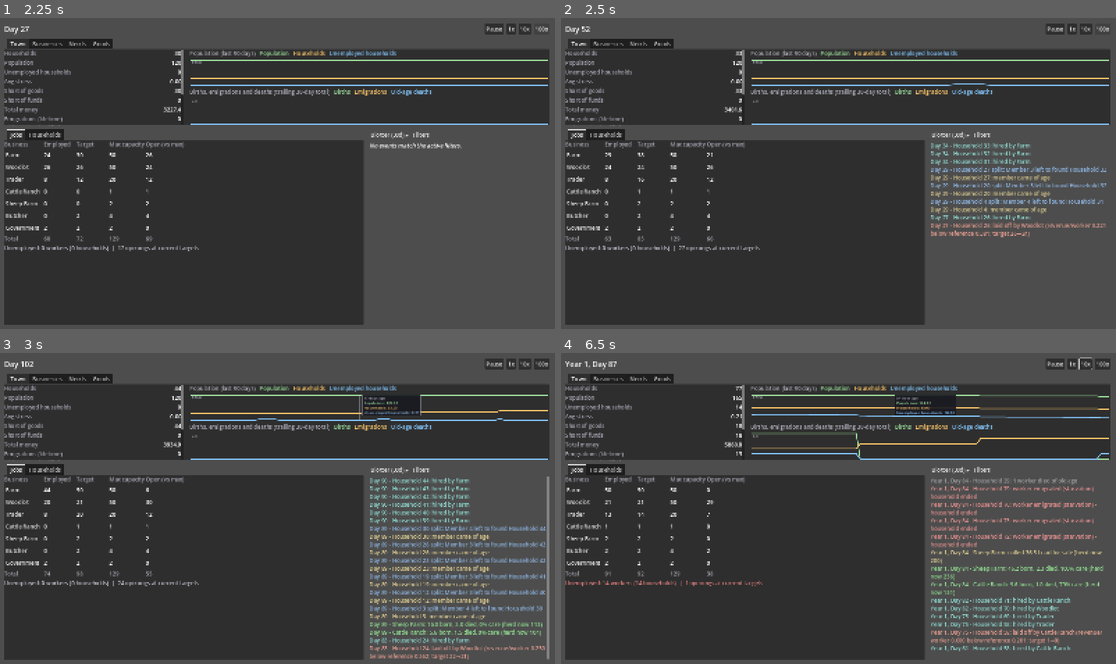
Above: before the commit, frames 1-4 (two rows, left to right).
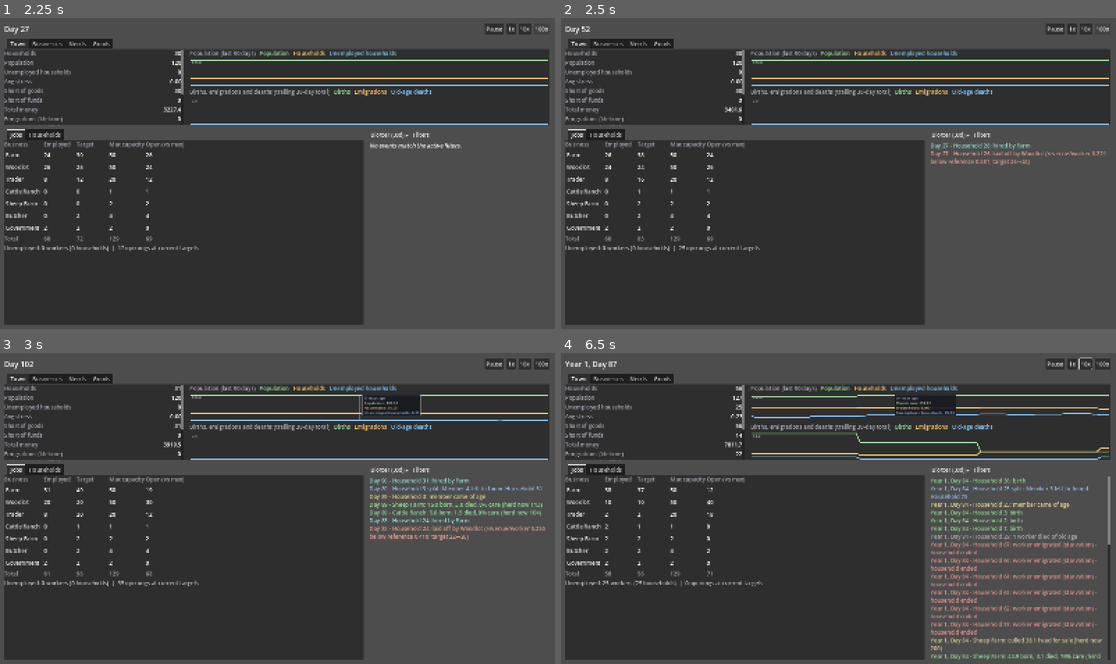
Above: after the commit, the same moments.

Repository: forsman5/sitka
Game: Godot game, scene res://scenes/sim/he_dashboard.tscn
Two runs of this game, one before a commit and one after it. Both use one fixed random seed, a clock stepped at 60 frames per second and the inputs below. This scene is started directly instead of the project's main scene.
Inputs (mouse positions are in pixels of both pictures, inside the frame that each line leads up to):
- Up to frame 1 (2.25 s): click "1x" at 0.5 s; click "10x" at 1.25 s; click "100x" at 2 s
- Up to frame 2 (2.5 s): no input
- Up to frame 3 (3 s): tap Enter at 2.75 s; drag from (371, 408) to (333, 440) at 2.77 s
- Up to frame 4 (6.5 s): drag from (932, 446) to (810, 570) at 3.52 s; move the mouse to (894, 440) at 4.27 s; hold Right (ui_right) 4.28-5 s; hold Alt 4.28-5 s; drag from (810, 570) to (672, 461) at 5.02 s; move the mouse to (1005, 555) at 5.77 s; hold Left (ui_left) from 5.78 s (still down); hold Shift from 5.78 s (still down)

Frame 1 is identical in both runs. In frame 2, 2.6% of the frame differs, in the area x 8-99%, y 10-75%; in frame 3, 5.9%; in frame 4, 8.3%, in the area x 0-99%, y 10-99%.

Commit message:
Desynchronize births and delay leaving home
Births: each household's next cooldown is jittered +/-25% and an eligible
household has a birth on a monthly check with 50% chance, so cohorts no
longer arrive in lockstep.

Leaving home: a dependent past the aging threshold (age 18) leaves to found
a household with 5% chance per monthly check, rising linearly to 25% at age
25 (500 days). Until then they stay on as a non-working dependent.

Both draws use the simulation's seeded RNG. The adopted-dependent harness
check now allows time for the probabilistic promotion.

Co-Authored-By: Claude Sonnet 5.5 <noreply@anthropic.com>

Diff:
--- a/scripts/sim/harness/run_household_economy.gd
+++ b/scripts/sim/harness/run_household_economy.gd
@@ -885,9 +885,12 @@
 			adopted_events += 1
 	_assert(adopted_events == 1, "Expected exactly one 'adopted' event, saw %d" % adopted_events)
 
-	sim.advance_ticks(360)
+	# Reaching the aging threshold only makes a dependent eligible to leave
+	# (5%-25% per monthly check, see HEHousehold.leave_home_chance), so allow
+	# two more years for the promotion to actually happen.
+	sim.advance_ticks(360 * 3)
 	var city := sim.get_city_summary()
-	print("  adopted dependent's fate a year later: worker_promotions_total=%d (expected >= 1 -- it should have aged up and split off)" % city["worker_promotions_total"])
+	print("  adopted dependent's fate three years later: worker_promotions_total=%d (expected >= 1 -- it should have aged up and split off)" % city["worker_promotions_total"])
 	_assert(city["worker_promotions_total"] >= 1, "Adopted dependent should keep aging normally and eventually promote to worker, got 0 promotions")
 	_check_demographic_invariants(sim)
 
--- a/scripts/sim/household_economy/he_simulation.gd
+++ b/scripts/sim/household_economy/he_simulation.gd
@@ -1785,12 +1785,12 @@
 	for household_id in households.keys():
 		var h: HEHousehold = households[household_id]
 		var pre_split_headcount := h.headcount()
-		var promoted := h.evaluate_aging()
+		var promoted := h.evaluate_aging(rng)
 		for i in promoted:
 			_log_event("coming_of_age", {"household_id": household_id})
 			new_households.append(_split_off_new_household(h, pre_split_headcount - i, h.last_promoted_member_numbers[i]))
 		promotions += promoted
-		if h.evaluate_birth():
+		if h.evaluate_birth(rng):
 			births += 1
 			_log_event("birth", {"household_id": household_id})
 
--- a/scripts/sim/household_economy/records/he_household.gd
+++ b/scripts/sim/household_economy/records/he_household.gd
@@ -60,6 +60,23 @@
 ## Minimum spacing between a household's births, so a permanently
 ## prosperous household can't produce a baby every single eligible day.
 const BIRTH_COOLDOWN_DAYS := 360
+## Each birth draws the NEXT cooldown as BIRTH_COOLDOWN_DAYS +/- this
+## fraction, and an eligible household only has a birth on a given monthly
+## check with BIRTH_MONTHLY_CHANCE. Together they spread births across the
+## year instead of letting every household that turned eligible together
+## give birth together -- the 360-day timers otherwise line up into cohort
+## waves that arrive as one lump of new adult households a year later.
+const BIRTH_COOLDOWN_JITTER := 0.25
+const BIRTH_MONTHLY_CHANCE := 0.5
+## Leaving home. A dependent at AGING_THRESHOLD_DAYS (age 18 on the sim's
+## 1 "year" = 360 days scale) has LEAVE_HOME_CHANCE_START per monthly check
+## of founding their own household; the chance rises linearly to
+## LEAVE_HOME_CHANCE_FULL at LEAVE_HOME_FULL_AGE_DAYS (age 25 = 500 days) and
+## stays there. Until they go they remain dependents: they eat, don't work,
+## and fill a MAX_PENDING_DEPENDENTS slot, which also slows further births.
+const LEAVE_HOME_CHANCE_START := 0.05
+const LEAVE_HOME_CHANCE_FULL := 0.25
+const LEAVE_HOME_FULL_AGE_DAYS := 500
 const BIRTH_FULFILLMENT_THRESHOLD := 0.95
 const BIRTH_STRESS_THRESHOLD := 0.1
 ## Caps how many dependents can be IN THE PIPELINE (born but not yet aged
@@ -122,6 +139,9 @@
 ## Starts already at the cooldown ceiling so a household prosperous from
 ## day one isn't artificially blocked from its FIRST birth.
 var _days_since_last_birth: int = BIRTH_COOLDOWN_DAYS
+## Cooldown that applies after the most recent birth; redrawn with jitter on
+## each birth (see evaluate_birth).
+var _birth_cooldown_days: int = BIRTH_COOLDOWN_DAYS
 
 ## Reported by HESimulation each day, keyed by Commodity.Type. Kept on the
 ## household (rather than only in the daily ledger) so a caller can read a
@@ -262,13 +282,18 @@
 ## DEPENDENTS) are the only thing that fluctuates -- so there's no separate
 ## household-size cap to author: growth becomes more, smaller households
 ## instead of a few unboundedly large ones.
-func evaluate_aging() -> int:
+##
+## Reaching AGING_THRESHOLD_DAYS only makes a dependent ELIGIBLE to leave:
+## each monthly check they go with leave_home_chance(age), so they stay on
+## as an adult dependent for a few months on average. `rng` is the
+## simulation's, so runs stay deterministic.
+func evaluate_aging(rng: RandomNumberGenerator) -> int:
 	var promoted := 0
 	var remaining: Array[int] = []
 	last_promoted_member_numbers.clear()
 	for i in _dependent_ages.size():
 		var age: int = _dependent_ages[i]
-		if age >= AGING_THRESHOLD_DAYS:
+		if age >= AGING_THRESHOLD_DAYS and rng.randf() < leave_home_chance(age):
 			promoted += 1
 			# 1-based position in the member list (workers first, then
 			# dependents) as of just before promotion.
@@ -280,6 +305,13 @@
 	_dependent_ages = remaining
 	demographics.dependents -= promoted
 	return promoted
+
+## Monthly chance that a dependent of `age` days leaves to found their own
+## household: LEAVE_HOME_CHANCE_START at AGING_THRESHOLD_DAYS, rising
+## linearly to LEAVE_HOME_CHANCE_FULL at LEAVE_HOME_FULL_AGE_DAYS.
+static func leave_home_chance(age: int) -> float:
+	var t := clampf(float(age - AGING_THRESHOLD_DAYS) / float(LEAVE_HOME_FULL_AGE_DAYS - AGING_THRESHOLD_DAYS), 0.0, 1.0)
+	return lerpf(LEAVE_HOME_CHANCE_START, LEAVE_HOME_CHANCE_FULL, t)
 
 ## Monthly, alongside evaluate_aging: removes every worker whose age has
 ## crossed LIFESPAN_DAYS from THIS household and returns how many. Unlike a
@@ -316,16 +348,19 @@
 ## and has fewer than MAX_PENDING_DEPENDENTS dependents already in the
 ## pipeline gains one new dependent at age 0. Returns true if a birth
 ## happened, for HESimulation's reporting.
-func evaluate_birth() -> bool:
+func evaluate_birth(rng: RandomNumberGenerator) -> bool:
 	if _consecutive_prosperous_days < BIRTH_ELIGIBLE_DAYS:
 		return false
-	if _days_since_last_birth < BIRTH_COOLDOWN_DAYS:
+	if _days_since_last_birth < _birth_cooldown_days:
 		return false
 	if _dependent_ages.size() >= MAX_PENDING_DEPENDENTS:
+		return false
+	if rng.randf() >= BIRTH_MONTHLY_CHANCE:
 		return false
 	_dependent_ages.append(0)
 	demographics.dependents += 1
 	_days_since_last_birth = 0
+	_birth_cooldown_days = roundi(BIRTH_COOLDOWN_DAYS * (1.0 + rng.randf_range(-BIRTH_COOLDOWN_JITTER, BIRTH_COOLDOWN_JITTER)))
 	return true
 
 ## Adds one dependent at a SPECIFIC age (unlike evaluate_birth()'s always-0)
